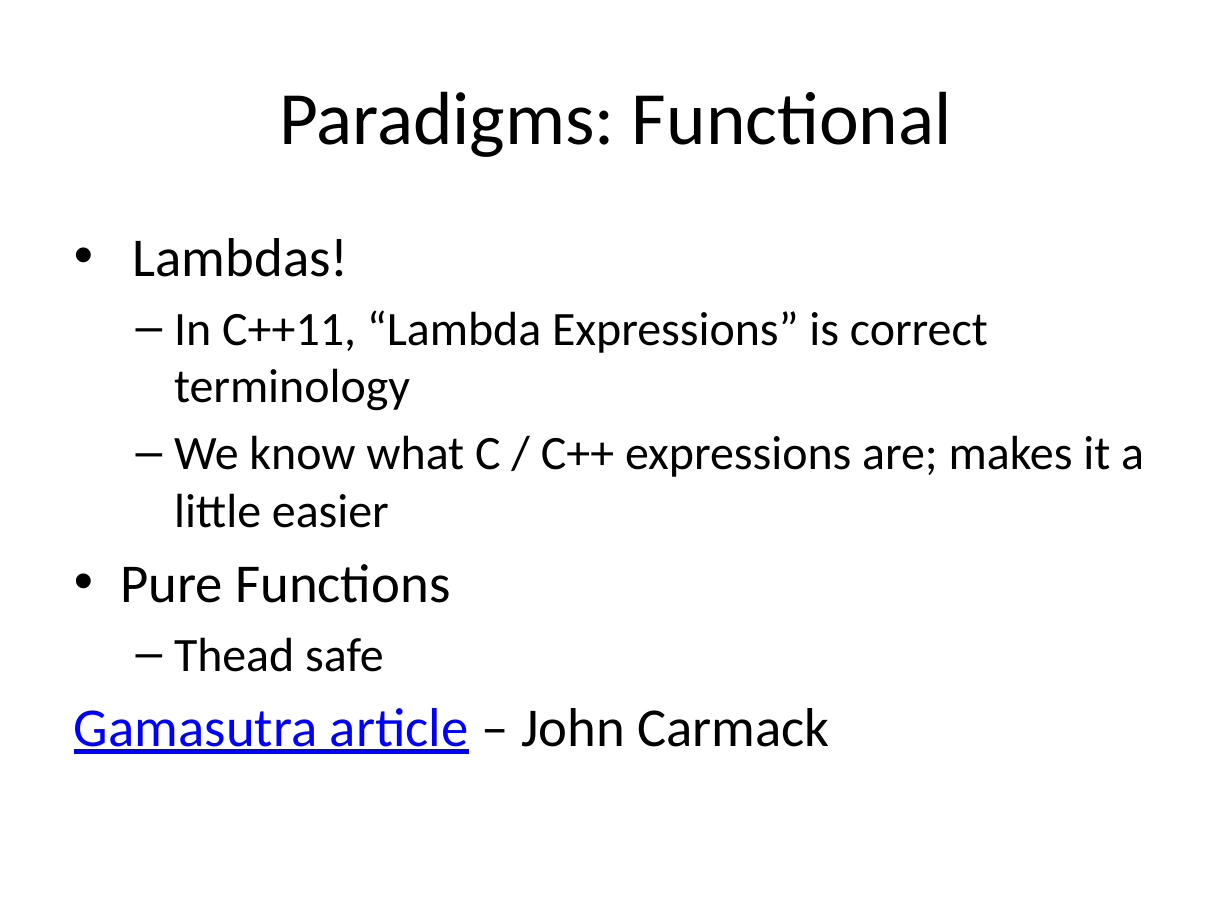
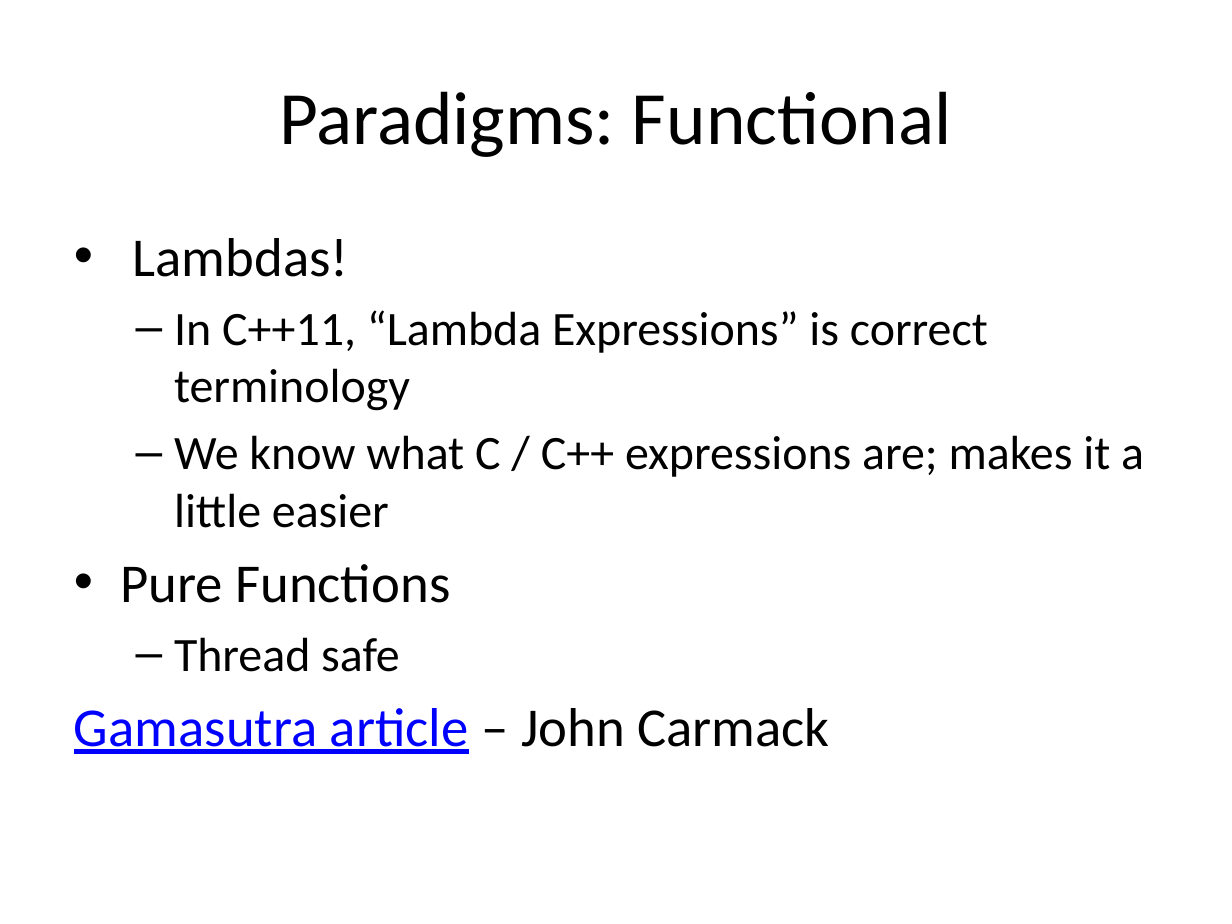
Before and after one commit to fellmad/FunWithCpp11, a slide deck: slide 27 of doc/Fun_with_C++11.pptx (slide 25 before the commit). Drawn at 1232x924 pixels with LibreOffice and Linux fonts; fonts in the diff are those of the drawing. Boxes give left, top, right and bottom in pixels: in the first picture for what was removed or moved away, otherwise in the second. Text is boxed around its words. In the diff, an @@ line names an element or a change of style, - is before the commit and + after.

```diff
--- a/doc/Fun_with_C++11.pptx
+++ b/doc/Fun_with_C++11.pptx
@@ text at bbox=[174, 637, 400, 672]: text changed @@
-  – Thead safe
+  – Thread safe
```
Also in this commit, not shown: 12 other slides changed, 3 slides added, 1 slide removed.
